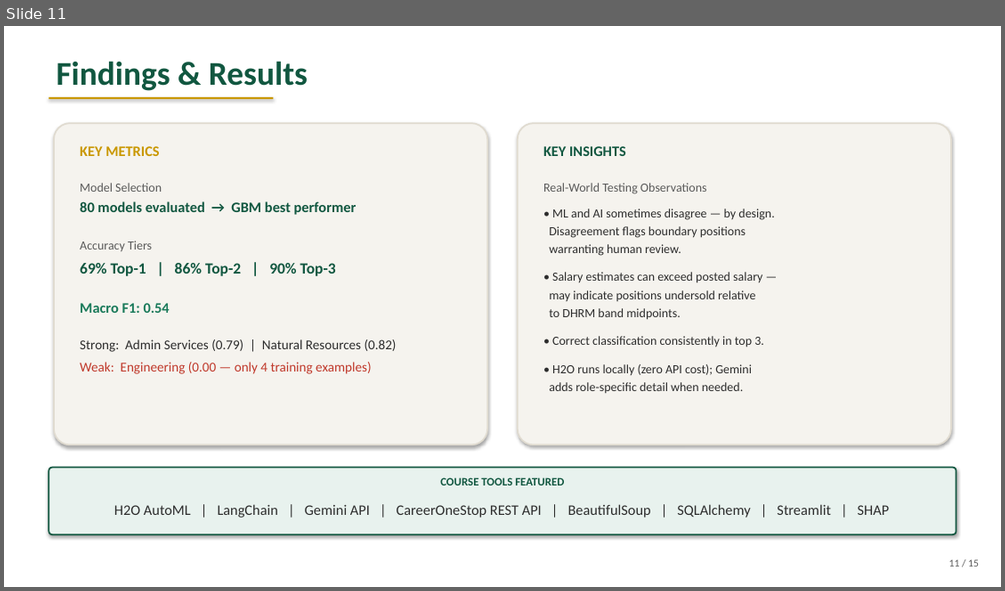
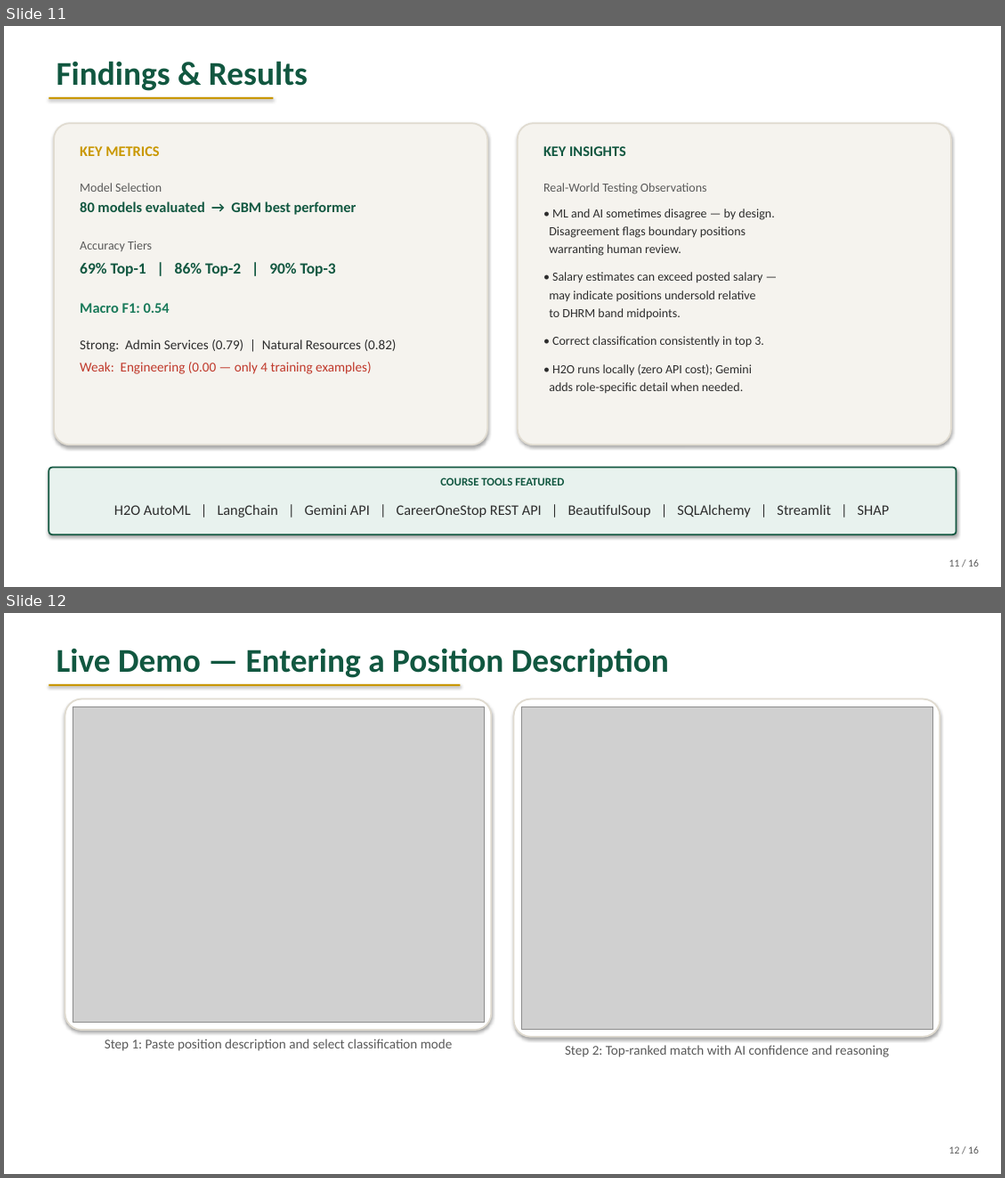
Before and after one commit to MSBA-Spring2026-Team-7/GRIFFIN-HR-Classification, a slide deck: ppt/GRIFFIN_BigData_Presentation.pptx. Shown one above the other, each under a label of ours: slide 11 before the commit, slides 11 and 12 after it. The pictures are 1005x591 and 1005x1178 pixels, drawn with LibreOffice and Linux fonts; fonts in the diff are those of the drawing; grey boxes stand for pictures. Boxes give left, top, right and bottom in pixels: in the first picture for what was removed or moved away, otherwise in the second. Text is boxed around its words. In the diff, an @@ line names an element or a change of style, - is before the commit and + after.

```diff
--- a/ppt/GRIFFIN_BigData_Presentation.pptx
+++ b/ppt/GRIFFIN_BigData_Presentation.pptx
@@ slide 12 added at [4,613,1001,1174], background #FFFFFF @@
@@ text added at [57,648,669,678], 32 pt, text #115740, bold @@
+Live Demo — Entering a Position Description
@@ rectangle added at [48,684,461,686], fill #C99700 @@
@@ rounded rectangle added at [65,699,492,1030], fill #FFFFFF, outline #E0DBD0 1.5 pt @@
@@ picture added at [73,706,484,1022] @@
@@ rounded rectangle added at [514,699,940,1037], fill #FFFFFF, outline #E0DBD0 1.5 pt @@
@@ picture added at [521,706,933,1029] @@
@@ text added at [105,1038,453,1051], 13 pt, text #5A5A5A @@
+Step 1: Paste position description and select classification mode
@@ text added at [565,1045,889,1057], 13 pt, text #5A5A5A @@
+Step 2: Top-ranked match with AI confidence and reasoning
@@ text added at [949,1146,979,1153], 10 pt, text #5A5A5A @@
+12 / 16
@@ slide 11 changed as well @@
@@ text at [949,559,979,566]: text changed @@
-11 / 15
+11 / 16
```
Also in this commit, not shown: 13 other slides changed, 1 other slide added, 1 slide removed, 3 other files.
